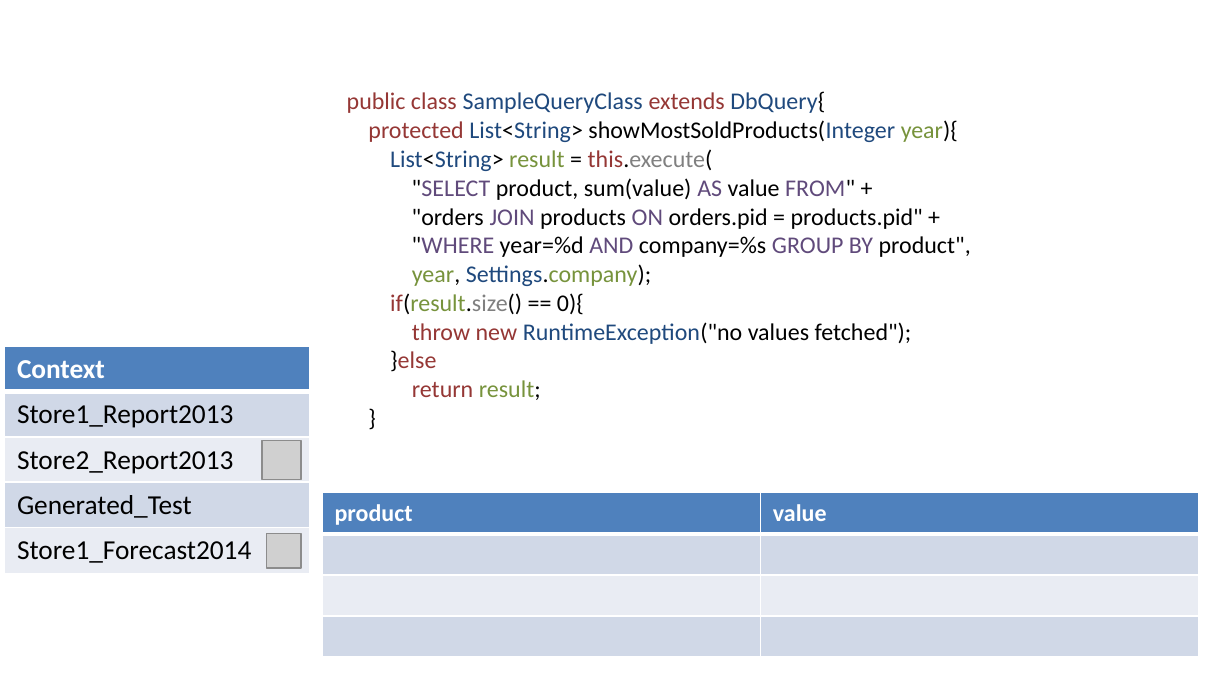
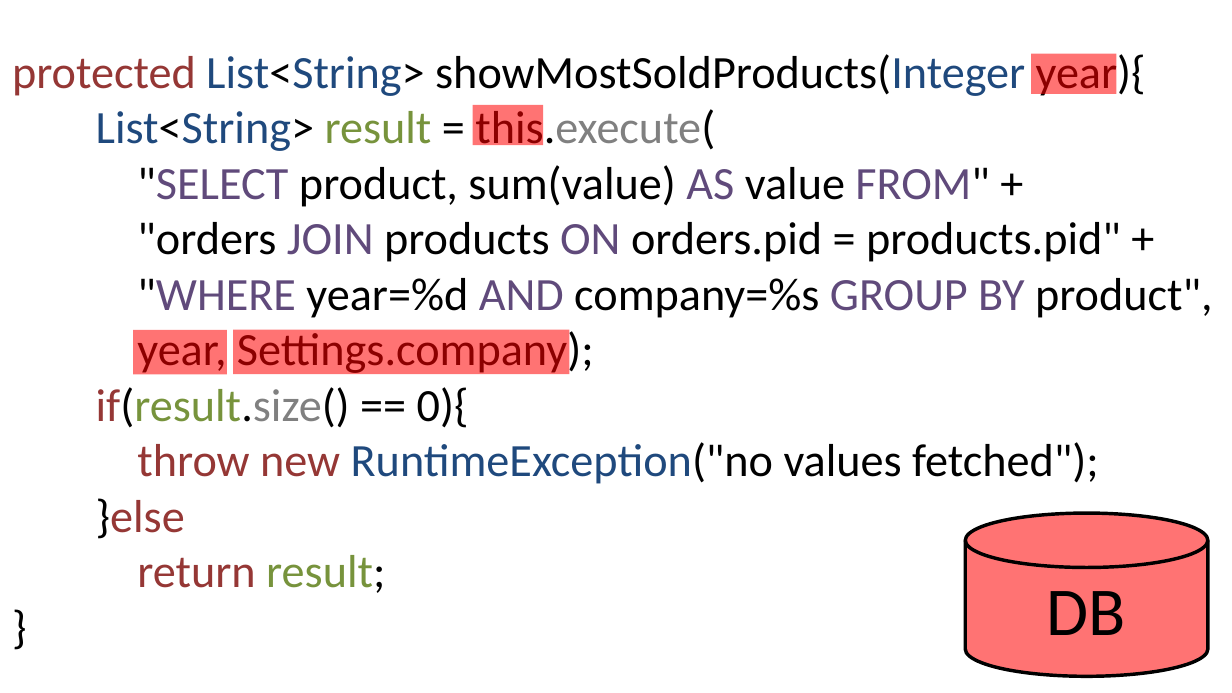
Before and after one commit to fleupold/tuk2paper, a slide deck: slide 2 of images/tuk2.pptx (slide 6 before the commit). Drawn at 1232x693 pixels with LibreOffice and Linux fonts; fonts in the diff are those of the drawing; grey boxes stand for pictures; background and template pictures are left out. Boxes give left, top, right and bottom in pixels: in the first picture for what was removed or moved away, otherwise in the second. Text is boxed around its words. In the diff, an @@ line names an element or a change of style, - is before the commit and + after.

Commit message:
updated context picture, some spell corrections

```diff
--- a/images/tuk2.pptx
+++ b/images/tuk2.pptx
@@ text "protected List<String> showMostSoldProducts(Integer year){": place and size @@
-text "protected List<String> showMostSoldProducts(Integer year){" at [347,91,971,400]
+text "protected List<String> showMostSoldProducts(Integer year){" at [12,49,1213,593]
@@ text "protected List<String> showMostSoldProducts(Integer year){" at [12,49,1213,593]: size 14 to 27 pt; text colour #77933C to #000000 in "year){", "year, Settings.company);"; text colour #953735 to #000000 in "this.execute("; text colour #1F497D to #000000 in "Settings.company);" @@
@@ rectangle added at [1031,54,1116,95], fill #FF0000 at 55% opacity @@
@@ text at [347,91,825,113]: paragraph removed @@
-public class SampleQueryClass extends DbQuery{
@@ rectangle added at [473,105,543,145], fill #FF0000 at 55% opacity @@
@@ rounded rectangle removed at [2,345,312,662] @@
@@ table removed at [5,346,310,573], 5 rows, 1 columns @@
-Context
-Store1_Report2013
-Store2_Report2013
-Generated_Test
-Store1_Forecast2014
@@ rectangle added at [133,330,227,375], fill #FF0000 at 55% opacity @@
@@ rectangle added at [233,330,569,375], fill #FF0000 at 55% opacity @@
@@ picture removed at [262,441,302,480] @@
@@ table removed at [323,493,1200,657], 4 rows, 2 columns @@
-product | value
- | 
- | 
- | 
@@ picture removed at [267,533,302,568] @@
@@ cylinder added at [965,513,1207,676], fill #FF0000 at 55% opacity, outline #000000 2 pt, 40 pt, text #000000 @@
+DB
```
Also in this commit, not shown: 4 other slides changed, 2 slides removed, 3 other files.
